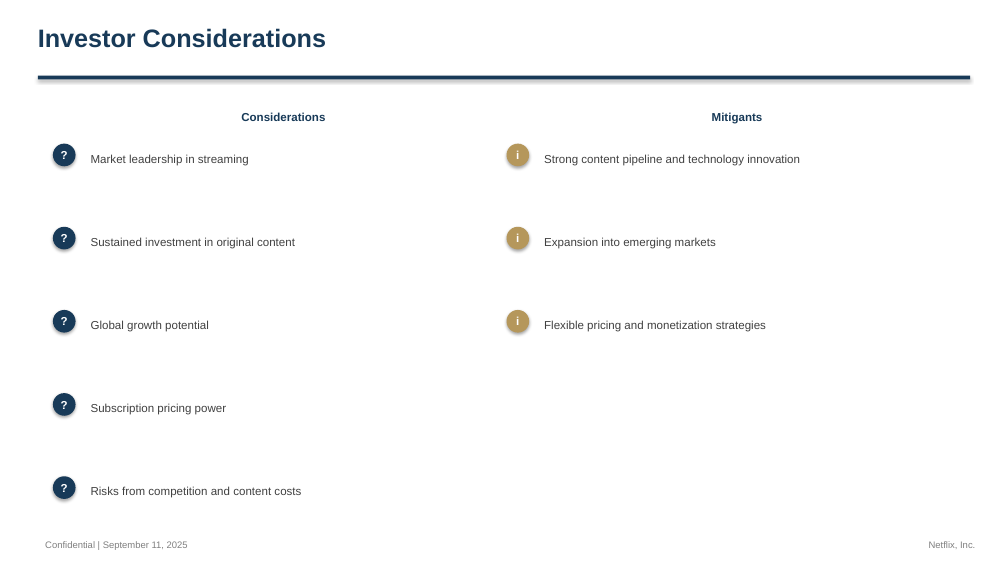
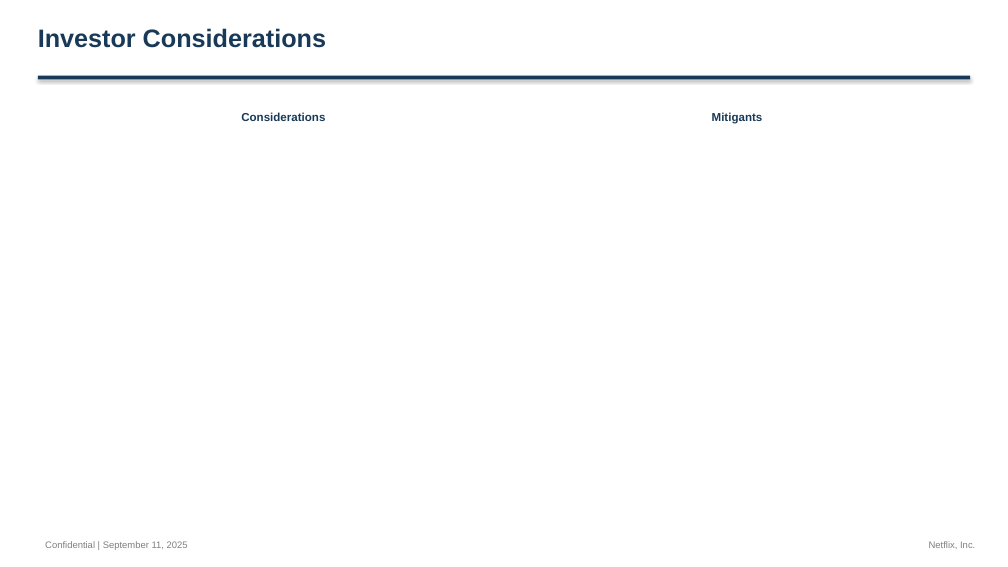
Before and after one commit to alinvb/slide_generator, a slide deck: slide 14 of output_presentation.pptx. Drawn at 1008x567 pixels with LibreOffice and Linux fonts; fonts in the diff are those of the drawing. Boxes give left, top, right and bottom in pixels: in the first picture for what was removed or moved away, otherwise in the second. Text is boxed around its words. In the diff, an @@ line names an element or a change of style, - is before the commit and + after.

```diff
--- a/output_presentation.pptx
+++ b/output_presentation.pptx
@@ ellipse removed at [53,144,76,166] @@
@@ text removed at [53,144,76,166] @@
-?
@@ ellipse removed at [507,144,529,166] @@
@@ text removed at [91,154,249,166] @@
-Market leadership in streaming
@@ text removed at [516,151,519,159] @@
-i
@@ text removed at [544,154,800,166] @@
-Strong content pipeline and technology innovation
@@ ellipse removed at [53,227,76,250] @@
@@ text removed at [53,227,76,250] @@
-?
@@ text removed at [91,237,295,249] @@
-Sustained investment in original content
@@ ellipse removed at [507,227,529,250] @@
@@ text removed at [516,234,519,242] @@
-i
@@ text removed at [544,237,716,249] @@
-Expansion into emerging markets
@@ ellipse removed at [53,310,76,333] @@
@@ text removed at [53,310,76,333] @@
-?
@@ text removed at [91,320,209,332] @@
-Global growth potential
@@ ellipse removed at [507,310,529,333] @@
@@ text removed at [516,317,519,325] @@
-i
@@ text removed at [544,320,766,332] @@
-Flexible pricing and monetization strategies
@@ ellipse removed at [53,393,76,416] @@
@@ text removed at [53,393,76,416] @@
-?
@@ text removed at [91,403,227,415] @@
-Subscription pricing power
@@ ellipse removed at [53,476,76,499] @@
@@ text removed at [53,476,76,499] @@
-?
@@ text removed at [91,487,301,498] @@
-Risks from competition and content costs
```
Also in this commit, not shown: 8 other slides changed, 6 slides added, 6 slides removed, 5 other files.
